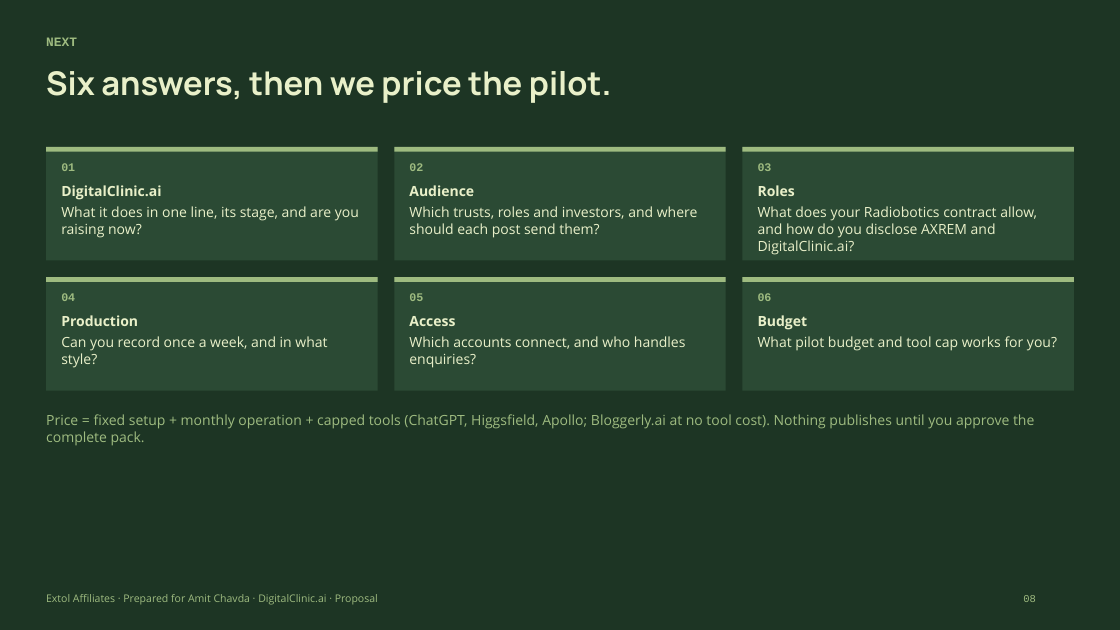
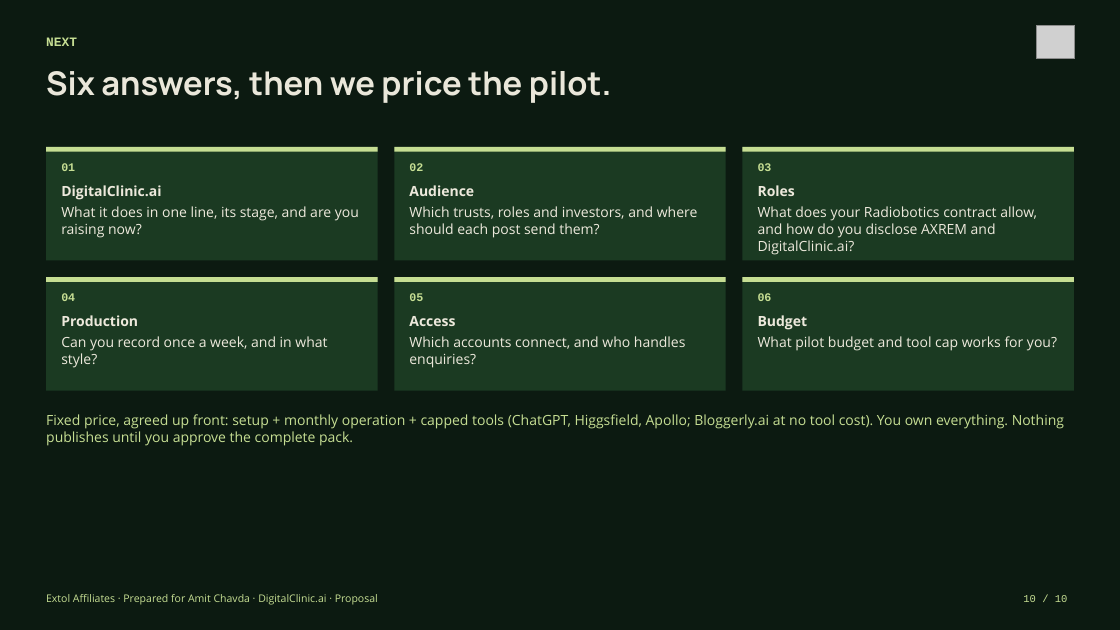
Before and after one commit to extolaffiliates/open-platform-site, a slide deck: slide 10 of presentations/amit-chavda/pptx/Amit_Chavda_x_Extol.pptx (slide 8 before the commit). Drawn at 1120x630 pixels with LibreOffice and Linux fonts; fonts in the diff are those of the drawing; grey boxes stand for pictures. Boxes give left, top, right and bottom in pixels: in the first picture for what was removed or moved away, otherwise in the second. Text is boxed around its words. In the diff, an @@ line names an element or a change of style, - is before the commit and + after.

```diff
--- a/presentations/amit-chavda/pptx/Amit_Chavda_x_Extol.pptx
+++ b/presentations/amit-chavda/pptx/Amit_Chavda_x_Extol.pptx
@@ background #1D3524 to #0C1A11 @@
@@ picture added at <box>1036,25,1075,59</box> @@
@@ text "Six answers, then we price ..." at <box>46,71,612,103</box>: text colour #E9F0C9 to #EAE7DA @@
@@ fill #2B4A34 to #1B3A22 in 6 elements at <box>46,147,377,260</box>, <box>394,147,725,260</box>, <box>743,147,1074,260</box>, <box>46,277,377,391</box>, <box>394,277,725,391</box>, <box>743,277,1074,391</box> @@
@@ fill #9EBB80 to #C6DE93 in 6 elements at <box>46,147,377,152</box>, <box>394,147,725,152</box>, <box>743,147,1074,152</box>, <box>46,277,377,282</box>, <box>394,277,725,282</box>, <box>743,277,1074,282</box> @@
@@ text colour #9EBB80 to #C6DE93 in 8 elements at <box>46,37,77,46</box>, <box>46,594,378,605</box>, <box>61,163,75,171</box>, <box>409,163,423,171</box>, <box>758,163,772,171</box>, <box>61,293,75,301</box>, <box>409,293,423,301</box>, <box>758,293,772,301</box> @@
@@ text colour #E9F0C9 to #EDE9DC in 6 elements at <box>61,185,359,238</box>, <box>409,185,698,238</box>, <box>758,185,1037,255</box>, <box>61,315,327,368</box>, <box>409,316,686,368</box>, <box>758,315,1057,351</box> @@
@@ text at <box>46,414,1064,446</box>: text changed; text colour #9EBB80 to #C6DE93 @@
-Price = fixed setup + monthly operation + capped tools (ChatGPT, Higgsfield, Apollo; Bloggerly.ai at no tool cost). Nothing publishes until you approve the complete pack.
+Fixed price, agreed up front: setup + monthly operation + capped tools (ChatGPT, Higgsfield, Apollo; Bloggerly.ai at no tool cost). You own everything. Nothing publishes until you approve the complete pack.
@@ text at <box>1023,595,1068,602</box>: text changed; text colour #9EBB80 to #C6DE93 @@
-08
+10 / 10
```
Also in this commit, not shown: 7 other slides changed, 2 slides added, 12 other files.
